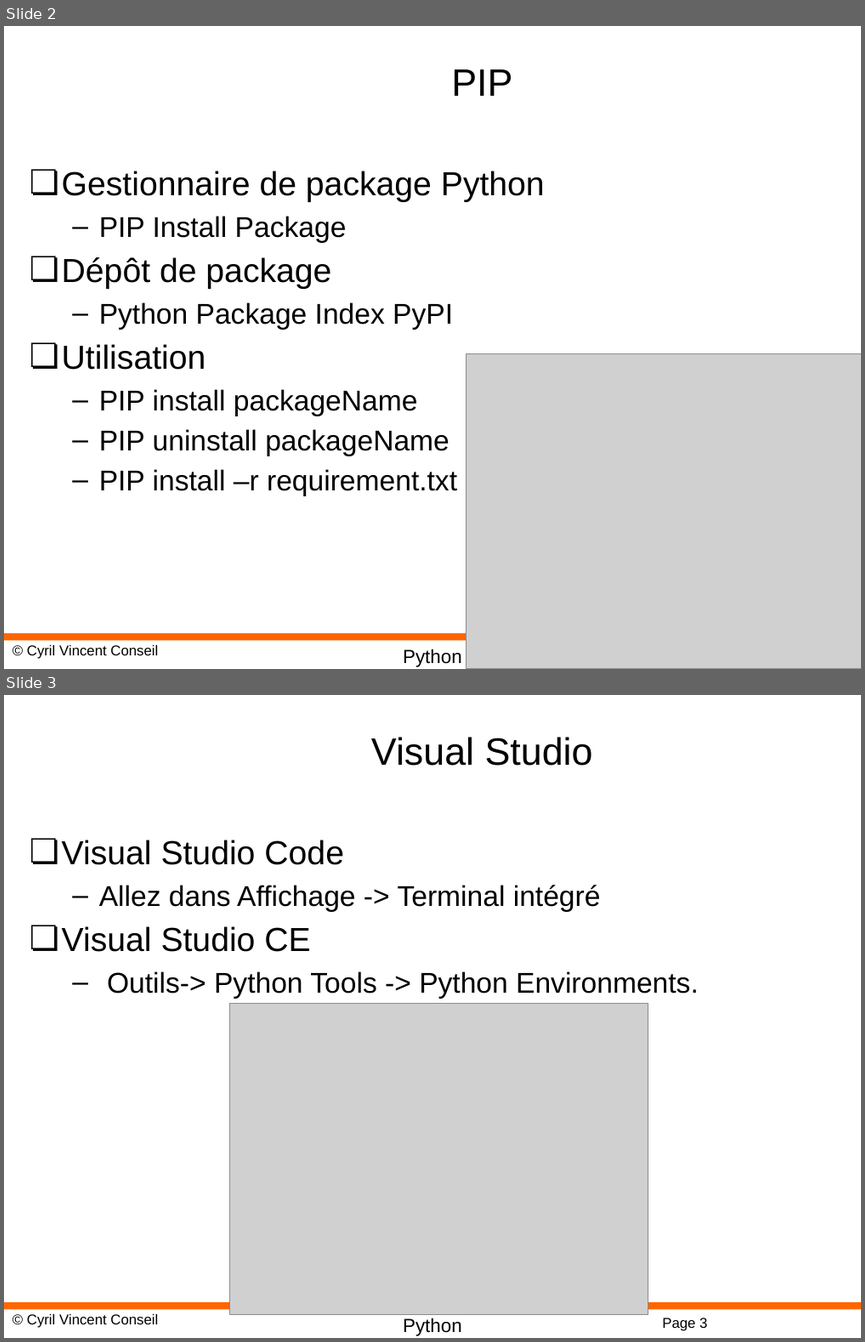
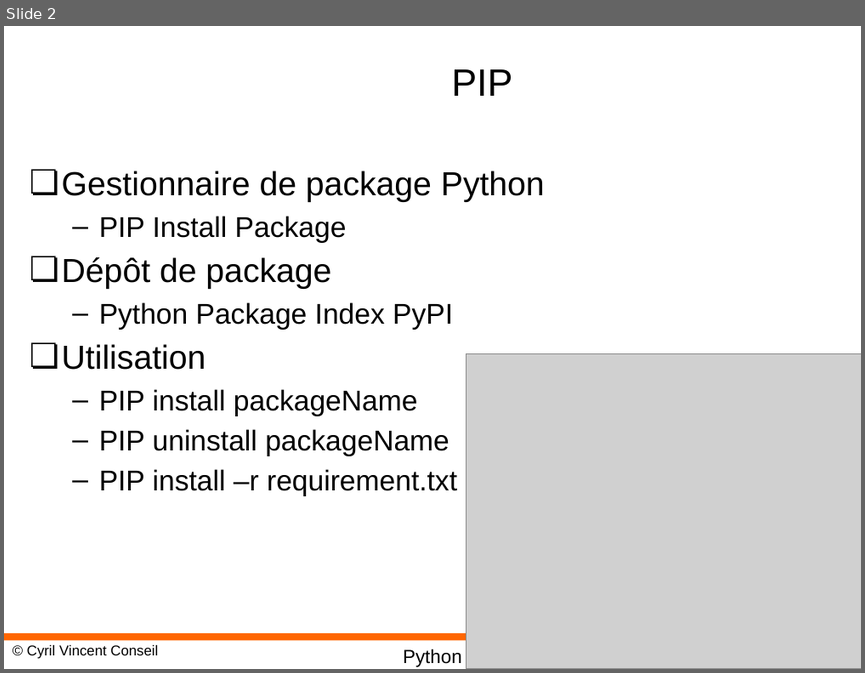
Before and after one commit to cyrilvincent/oo, a slide deck: PPT/PythonOO08-PIP.pptx. Shown one above the other, each under a label of ours: slides 2 and 3 before the commit, slide 2 after it. The pictures are 865x1342 and 865x673 pixels, drawn with LibreOffice and Linux fonts; fonts in the diff are those of the drawing; grey boxes stand for pictures; background and template pictures are left out. Boxes give left, top, right and bottom in pixels: in the first picture for what was removed or moved away, otherwise in the second. Text is boxed around its words. In the diff, an @@ line names an element or a change of style, - is before the commit and + after.

```diff
--- a/PPT/PythonOO08-PIP.pptx
+++ b/PPT/PythonOO08-PIP.pptx
@@ slide 3 removed at [4, 695, 861, 1338], background #FFFFFF; not listed: 3 template elements that a slide beside it also shows @@
@@ title removed at [371, 737, 593, 766] @@
-Visual Studio
@@ text removed at [62, 839, 698, 998] @@
-❏ Visual Studio Code
-  – Allez dans Affichage -> Terminal intégré
-❏ Visual Studio CE
-  – Outils-> Python Tools -> Python Environments.
@@ picture removed at [230, 1003, 648, 1314] @@
@@ page number removed at [662, 1317, 707, 1331] @@
-Page 3
```
Also in this commit, not shown: 3 other files.
